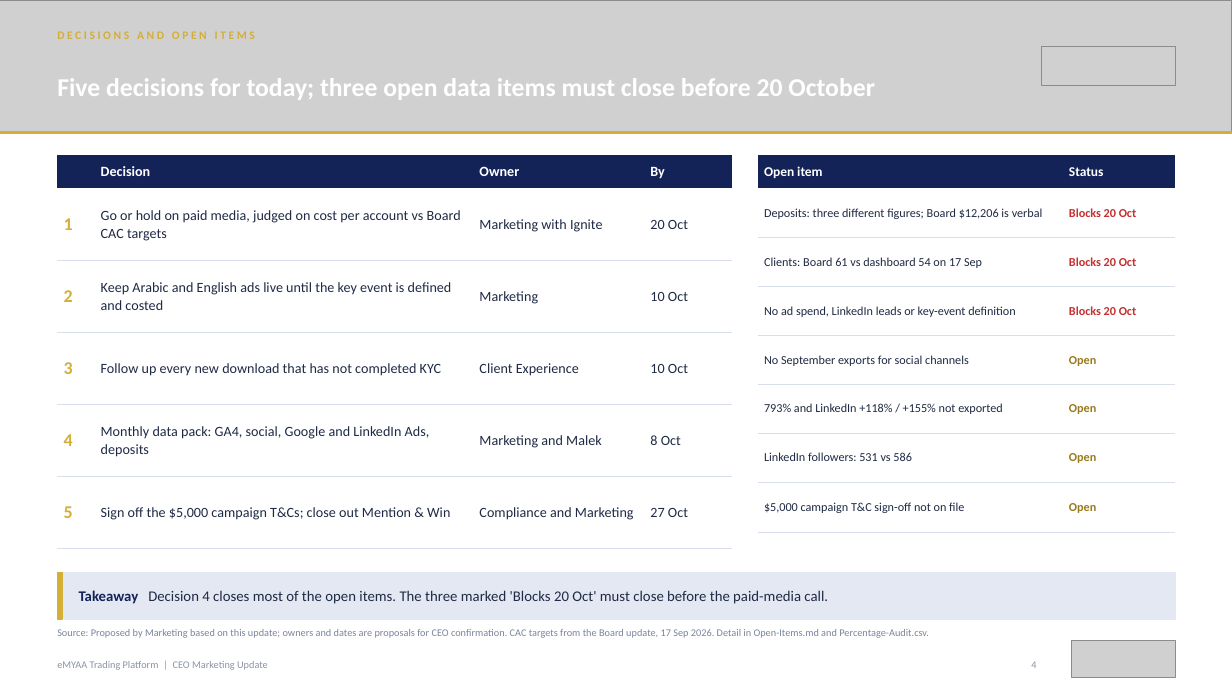
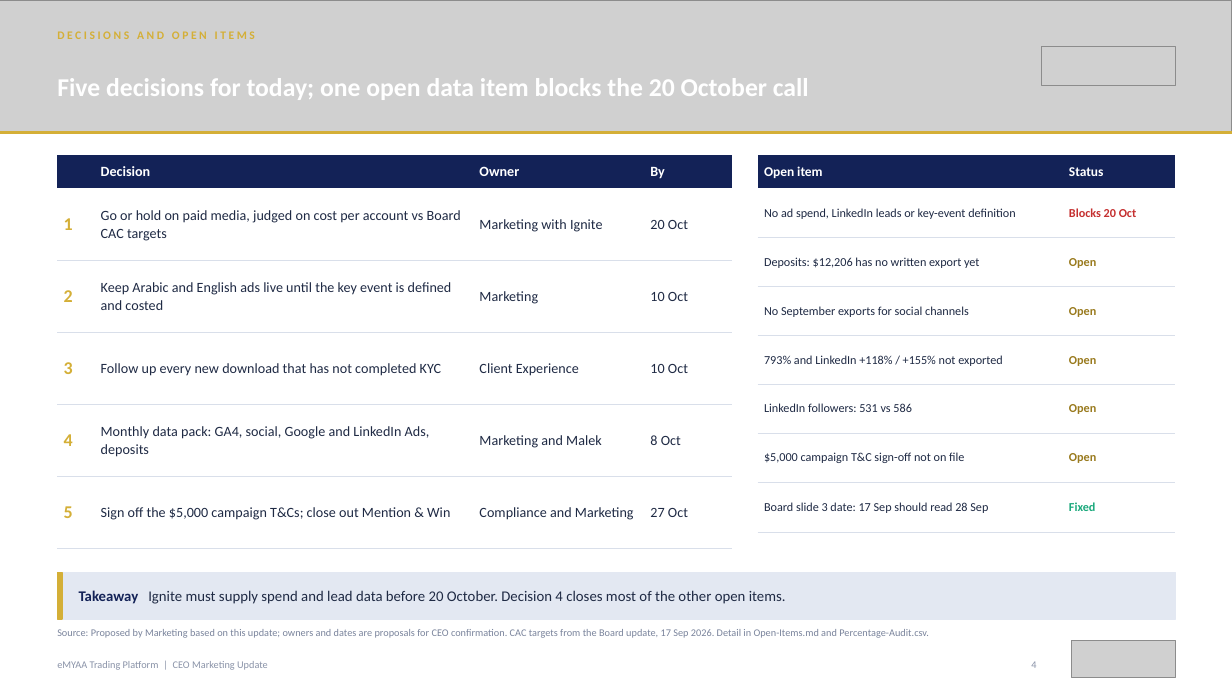
Before and after one commit to hatemmsc-ops/HatemIsa_202508993_IT9002_NLP_Project, a slide deck: slide 4 of emyaa-ceo-deck/output/final-deck/eMYAA-Marketing-Update-01.10.2026-CEO-Redesigned.pptx. Drawn at 1232x693 pixels with LibreOffice and Linux fonts; fonts in the diff are those of the drawing; grey boxes stand for pictures. Boxes give left, top, right and bottom in pixels: in the first picture for what was removed or moved away, otherwise in the second. Text is boxed around its words. In the diff, an @@ line names an element or a change of style, - is before the commit and + after.

```diff
--- a/emyaa-ceo-deck/output/final-deck/eMYAA-Marketing-Update-01.10.2026-CEO-Redesigned.pptx
+++ b/emyaa-ceo-deck/output/final-deck/eMYAA-Marketing-Update-01.10.2026-CEO-Redesigned.pptx
@@ text at (57, 78, 809, 100): text changed @@
-Five decisions for today; three open data items must close before 20 October
+Five decisions for today; one open data item blocks the 20 October call
@@ table at (758, 155, 1176, 517) @@
-row 2: Deposits: three different figures; Board $12,206 is verbal | Blocks 20 Oct
-row 3: Clients: Board 61 vs dashboard 54 on 17 Sep | Blocks 20 Oct
+row 3: Deposits: $12,206 has no written export yet | Open
+row 8: Board slide 3 date: 17 Sep should read 28 Sep | Fixed
@@ text at (79, 590, 786, 604): text changed @@
-Takeaway Decision 4 closes most of the open items. The three marked 'Blocks 20 Oct' must close before the paid-media call.
+Takeaway Ignite must supply spend and lead data before 20 October. Decision 4 closes most of the other open items.
```
Also in this commit, not shown: 13 other files.
